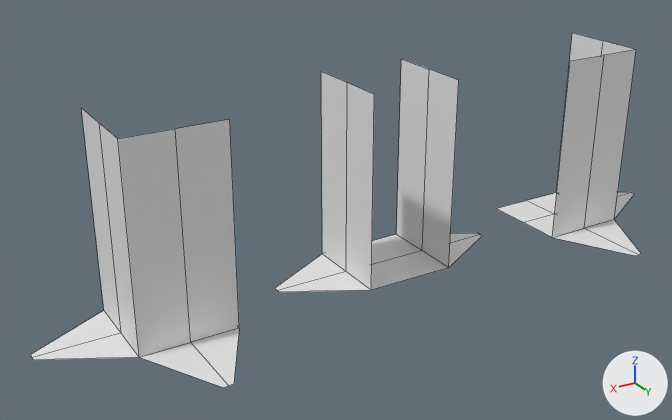
An edit to the Blender file Assets/Blender/PrefabTemplates.blend, drawn before and after from the same camera.
Rendered twice from a 50 mm camera at (6.24, 9.15, 5.46) aimed at (0.83, 0.14, 0.96). The axes (+X, +Y, +Z) are drawn at lower right. The lights are the same throughout. The picture after the commit comes second. Mesh edges are drawn as thin lines.

Objects in the first picture: 'LeftTurn', 'RightTurn', 'Straight'.
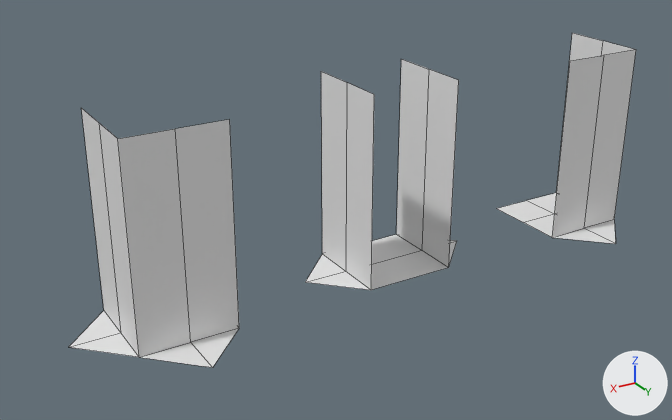
Changed parts and their boxes [x1, y1, x2, y2] in the pictures (672 x 420 px; the box of a moved part takes in the faces that stretch with it):
'LeftTurn', reshaped (18% narrower, 7% shorter)
    before: [31, 108, 239, 388]
    after: [69, 108, 239, 368]
'Straight', reshaped (26% narrower)
    before: [275, 59, 482, 292]
    after: [306, 59, 459, 290]
'RightTurn', reshaped
    before: [496, 33, 641, 256]
    after: [496, 33, 636, 244]
part 1 of me_plane_001, moved or reshaped
    before: [275, 254, 370, 292]
    after: [306, 254, 370, 290]
part 2 of me_plane_001, moved or reshaped
    before: [449, 233, 482, 267]
    after: [449, 240, 457, 265]
part 3 of me_plane_004, moved or reshaped
    before: [552, 192, 641, 256]
    after: [552, 220, 616, 244]
part 4 of me_plane_002, moved or reshaped
    before: [31, 311, 239, 386]
    after: [69, 311, 239, 367]

The change, as a diff of the scene's bpy script:
```diff
--- a/Assets/Blender/PrefabTemplates.blend.py
+++ b/Assets/Blender/PrefabTemplates.blend.py
@@ me_plane_001 @@
 # used by ob_straight; location = (0.0, 0.0, 0.0)
-me_plane_001.from_pydata(...)  # 18 vertices, 10 faces; spans x -1.6..1.6, y -0.6..0.6, z 0.0..2.5
-me_plane_001.vertices[8].co = (1.6, 0.06, 0.0)  # pixel (279, 291)
-me_plane_001.vertices[9].co = (1.6, -0.06, 0.0)  # pixel (274, 288)
-me_plane_001.vertices[14].co = (1.6, 0.0, 0.0)  # pixel (276, 290)
-me_plane_001.vertices[10].co = (-1.6, 0.06, 0.0)  # pixel (482, 235)
-me_plane_001.vertices[11].co = (-1.6, -0.06, 0.0)  # pixel (477, 232)
-me_plane_001.vertices[17].co = (-1.6, 0.0, 0.0)  # pixel (479, 234)
+me_plane_001.from_pydata(...)  # 18 vertices, 10 faces; spans x -1.2..1.2, y -0.6..0.6, z 0.0..2.5
+# me_plane_001 part 1
+me_plane_001.vertices[8].co = (1.14, 0.06, 0.0)  # pixel (311, 283)
+me_plane_001.vertices[9].co = (1.14, -0.06, 0.0)  # pixel (306, 279)
+me_plane_001.vertices[14].co = (1.2, 0.0, 0.0)  # pixel (305, 282)
+# me_plane_001 part 2
+me_plane_001.vertices[10].co = (-1.14, 0.06, 0.0)  # pixel (456, 243)
+me_plane_001.vertices[11].co = (-1.14, -0.06, 0.0)  # pixel (450, 240)
+me_plane_001.vertices[17].co = (-1.2, 0.0, 0.0)  # pixel (457, 240)
@@ me_plane_002 @@
 # used by ob_leftturn; location = (3.0, 0.0, 0.0)
 # verts and faces of me_plane_002; kept vertices keep their numbers, new ones are numbered from 20
 # before: 1 (0.6, -0.6, 0.0) at pixel (103, 310), 3 (0.6, 0.6, 0.0) at pixel (139, 357), 7 (-0.06, 1.6, 0.0) at pixel (233, 384), 8 (0.06, 1.6, 0.0) at pixel (223, 387), 9 (1.6, -0.06, 0.0) at pixel (30, 354)
 # before: 10 (1.6, 0.06, 0.0) at pixel (33, 359), 11 (0.0, 1.6, 0.0) at pixel (228, 385), 15 (1.6, 0.0, 0.0) at pixel (31, 357), 16 (0.6, 0.0, 0.0) at pixel (120, 332)
-me_plane_002.from_pydata(...)  # 20 vertices, 12 faces; spans x -0.6..1.6, y -0.6..1.6, z 0.0..2.5
+me_plane_002.from_pydata(...)  # 20 vertices, 13 faces; spans x -0.6..1.2, y -0.6..1.2, z 0.0..2.5
+# me_plane_002 part 4
+delete_vertices([15])  # with the faces that use them
+verts[7] = (-0.06, 1.14, 0.0)  # moved, pixel (215, 363)
+verts[8] = (0.06, 1.14, 0.0)  # moved, pixel (205, 366)
+verts[9] = (1.14, -0.06, 0.0)  # moved, pixel (72, 343)
+verts[10] = (1.14, 0.06, 0.0)  # moved, pixel (75, 348)
+verts[11] = (0.0, 1.2, 0.0)  # moved, pixel (212, 367)
+verts[20] = (1.2, 0.0, 0.0)  # pixel (68, 347)
+faces += [(1, 16, 20, 9), (3, 20, 10), (3, 10, 20, 16)]
@@ me_plane_004 @@
 # used by ob_rightturn; location = (-3.0, 0.0, 0.0)
 # verts and faces of me_plane_004; kept vertices keep their numbers, new ones are numbered from 20
 # before: 1 (0.6, 0.6, 0.0) at pixel (552, 237), 3 (-0.6, 0.6, 0.0) at pixel (614, 219), 7 (-1.6, -0.06, 0.0) at pixel (628, 191), 8 (-1.6, 0.06, 0.0) at pixel (634, 194), 9 (0.06, 1.6, 0.0) at pixel (634, 255)
 # before: 10 (-0.06, 1.6, 0.0) at pixel (641, 253), 11 (-1.6, 0.0, 0.0) at pixel (631, 192), 15 (0.0, 1.6, 0.0) at pixel (638, 254), 16 (0.0, 0.6, 0.0) at pixel (583, 228)
-me_plane_004.from_pydata(...)  # 20 vertices, 12 faces; spans x -1.6..0.6, y -0.6..1.6, z 0.0..2.5
+me_plane_004.from_pydata(...)  # 20 vertices, 13 faces; spans x -1.2..0.6, y -0.6..1.2, z 0.0..2.5
+# me_plane_004 part 3
+delete_vertices([15])  # with the faces that use them
+verts[7] = (-1.14, -0.06, 0.0)  # moved
+verts[8] = (-1.14, 0.06, 0.0)  # moved
+verts[9] = (0.06, 1.14, 0.0)  # moved, pixel (609, 243)
+verts[10] = (-0.06, 1.14, 0.0)  # moved, pixel (615, 241)
+verts[11] = (-1.2, 0.0, 0.0)  # moved
+verts[20] = (0.0, 1.2, 0.0)  # pixel (615, 243)
+faces += [(1, 16, 20, 9), (3, 20, 10), (3, 10, 20, 16)]
```
